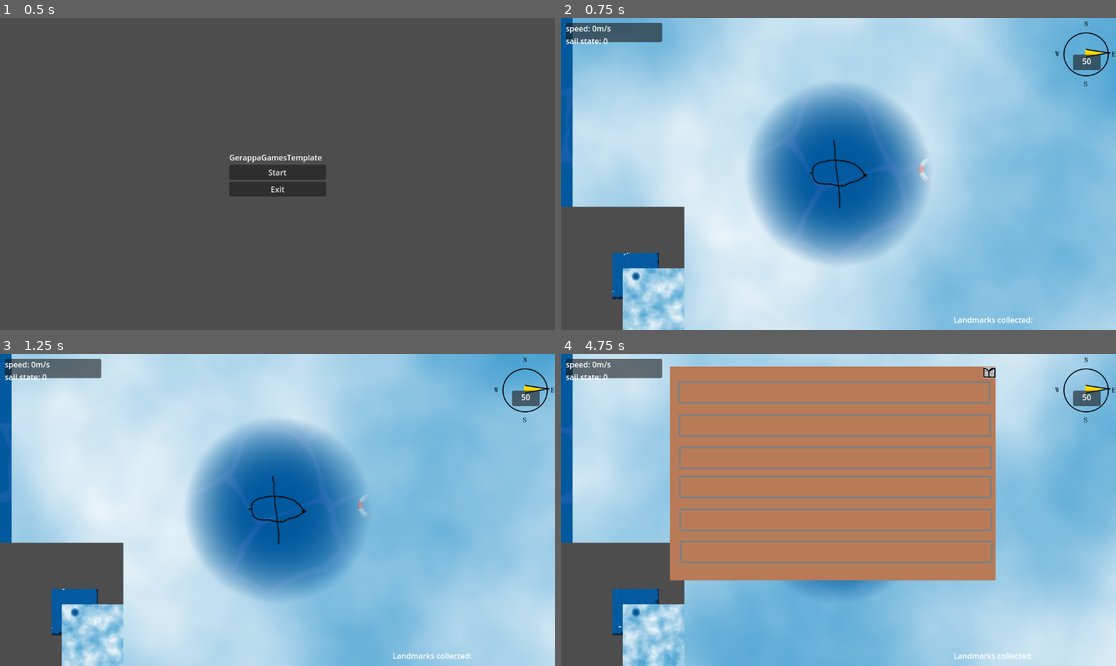
Above: before the commit, frames 1-4 (two rows, left to right).
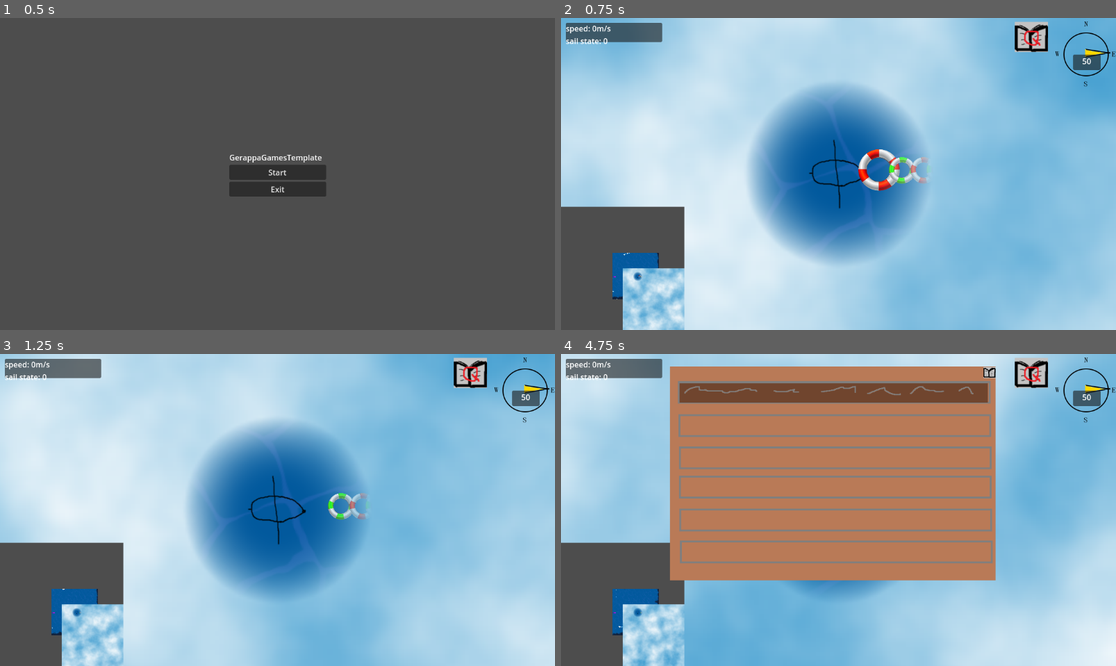
Above: after the commit, the same moments.

Repository: danigeri/AnchorAndAlmanac
Game: Godot game, scene res://Intro/intro.tscn
Same seed, same stepped clock (60 frames per second), same inputs: the game is played once before the commit and once after it. Video files are missing from this copy of the repository; at most half a second of black plays in their place.
Inputs:
- Up to frame 1 (0.5 s): no input
- Up to frame 2 (0.75 s): click "Start" at 0.5 s
- Up to frame 3 (1.25 s): no input
- Up to frame 4 (4.75 s): tap Enter (ui_accept) at 1.25, 1.52, 2.27, 3.77, 4.52 s; hold Right (ui_right) 1.28-2.03 s; tap Q every 0.75 s from 1.35 to 4.35 s; hold Down (ui_down) 2.03-2.78 s; hold Right (ui_right) 2.78-3.53 s; hold Up (ui_up) 3.53-4.28 s; hold Left (ui_left) from 4.28 s (still down)

Frame 1 is identical in both runs. In frame 2, 14% of the frame differs, in the area x 0-100%, y 0-100%; in frame 3, 11%; in frame 4, 15%.

Commit message:
endgame barrier added with camera movement

Diff:
--- /dev/null
+++ b/CameraTransition/CameraTransition.tscn
@@ -0,0 +1,8 @@
+[gd_scene load_steps=2 format=3 uid="uid://biqvoy1ocnsh8"]
+
+[ext_resource type="Script" uid="uid://4n1r7yiys68l" path="res://CameraTransition/camera_transition.gd" id="1_be2j7"]
+
+[node name="CameraTransition" type="Node"]
+script = ExtResource("1_be2j7")
+
+[node name="Camera2D" type="Camera2D" parent="."]
--- /dev/null
+++ b/CameraTransition/camera_transition.gd
@@ -0,0 +1,45 @@
+extends Node
+
+@onready var camera2D: Camera2D = $Camera2D
+
+var transitioning: bool = false
+
+func _ready() -> void:
+	process_mode = Node.PROCESS_MODE_ALWAYS
+	var viewport_size = get_viewport().get_visible_rect().size
+	camera2D.global_position = viewport_size / 2
+
+func transition_camera2D(from: Camera2D, to: Camera2D, duration: float = 1.0) -> void:
+	if transitioning:
+		return
+
+	# Copy camera parameters from the first camera
+	camera2D.zoom = from.zoom
+	camera2D.offset = from.offset
+	camera2D.light_mask = from.light_mask
+
+	# Move transition camera to the starting camera's position
+	camera2D.global_transform = from.global_transform
+
+	# Make this camera the active runtime camera
+	camera2D.make_current()
+
+	transitioning = true
+
+	# Create a new tween (Godot 4.x way)
+	var tween := create_tween()
+	tween.set_trans(Tween.TRANS_CUBIC)
+	tween.set_ease(Tween.EASE_IN_OUT)
+
+	# Tween properties
+	tween.tween_property(camera2D, "global_transform", to.global_transform, duration)
+	tween.parallel().tween_property(camera2D, "zoom", to.zoom, duration)
+	tween.parallel().tween_property(camera2D, "offset", to.offset, duration)
+
+	# Wait until the tween finishes
+	await tween.finished
+
+	# Make the target camera current
+	to.make_current()
+
+	transitioning = false
--- a/Checkpoint/Checkpoint.tscn
+++ b/Checkpoint/Checkpoint.tscn
@@ -7,8 +7,36 @@
 [sub_resource type="CircleShape2D" id="CircleShape2D_qj0kh"]
 radius = 4.8720927
 
+[sub_resource type="Animation" id="Animation_6drmt"]
+length = 0.001
+tracks/0/type = "value"
+tracks/0/imported = false
+tracks/0/enabled = true
+tracks/0/path = NodePath("Area2D/Landmark:scale")
+tracks/0/interp = 1
+tracks/0/loop_wrap = true
+tracks/0/keys = {
+"times": PackedFloat32Array(0),
+"transitions": PackedFloat32Array(1),
+"update": 0,
+"values": [Vector2(0.18648648, 0.18648648)]
+}
+tracks/1/type = "value"
+tracks/1/imported = false
+tracks/1/enabled = true
+tracks/1/path = NodePath("Area2D/Landmark:rotation")
+tracks/1/interp = 1
+tracks/1/loop_wrap = true
+tracks/1/keys = {
+"times": PackedFloat32Array(0),
+"transitions": PackedFloat32Array(1),
+"update": 0,
+"values": [0.0]
+}
+
 [sub_resource type="Animation" id="Animation_5v6hc"]
 resource_name = "pickup"
+length = 0.5
 tracks/0/type = "value"
 tracks/0/imported = false
 tracks/0/enabled = true
@@ -63,33 +91,6 @@
 }]
 }
 
-[sub_resource type="Animation" id="Animation_6drmt"]
-length = 0.001
-tracks/0/type = "value"
-tracks/0/imported = false
-tracks/0/enabled = true
-tracks/0/path = NodePath("Area2D/Landmark:scale")
-tracks/0/interp = 1
-tracks/0/loop_wrap = true
-tracks/0/keys = {
-"times": PackedFloat32Array(0),
-"transitions": PackedFloat32Array(1),
-"update": 0,
-"values": [Vector2(0.18648648, 0.18648648)]
-}
-tracks/1/type = "value"
-tracks/1/imported = false
-tracks/1/enabled = true
-tracks/1/path = NodePath("Area2D/Landmark:rotation")
-tracks/1/interp = 1
-tracks/1/loop_wrap = true
-tracks/1/keys = {
-"times": PackedFloat32Array(0),
-"transitions": PackedFloat32Array(1),
-"update": 0,
-"values": [0.0]
-}
-
 [sub_resource type="AnimationLibrary" id="AnimationLibrary_f5af3"]
 _data = {
 &"RESET": SubResource("Animation_6drmt"),
--- /dev/null
+++ b/EndgameBarrier/EndgameBarrier.tscn
@@ -0,0 +1,105 @@
+[gd_scene load_steps=8 format=3 uid="uid://v4jrth8hl4h6"]
+
+[ext_resource type="Script" uid="uid://crnqk7esdquo" path="res://EndgameBarrier/endgame_barrier.gd" id="1_xpcmi"]
+
+[sub_resource type="PhysicsMaterial" id="PhysicsMaterial_nvspd"]
+
+[sub_resource type="RectangleShape2D" id="RectangleShape2D_xpcmi"]
+
+[sub_resource type="PlaceholderTexture2D" id="PlaceholderTexture2D_p7103"]
+
+[sub_resource type="Animation" id="Animation_xpcmi"]
+resource_name = "destroy"
+length = 2.0
+tracks/0/type = "value"
+tracks/0/imported = false
+tracks/0/enabled = true
+tracks/0/path = NodePath("StaticBody2D:skew")
+tracks/0/interp = 1
+tracks/0/loop_wrap = true
+tracks/0/keys = {
+"times": PackedFloat32Array(0, 0.4, 0.76666665, 0.93333334, 1.1, 1.2666667, 1.4333333, 1.5333333, 1.6333333, 1.7333333, 1.8333334, 1.9, 1.9666667),
+"transitions": PackedFloat32Array(1, 1, 1, 1, 1, 1, 1, 1, 1, 1, 1, 1, 1),
+"update": 0,
+"values": [0.0, 0.0, -0.017453292519943295, 0.017453292519943295, -0.017453292519943295, 0.017453292519943295, -0.017453292519943295, 0.017453292519943295, 0.017453292, -0.017453292519943295, 0.017453292, -0.017453292519943295, 0.017453292]
+}
+tracks/1/type = "value"
+tracks/1/imported = false
+tracks/1/enabled = true
+tracks/1/path = NodePath("StaticBody2D:modulate")
+tracks/1/interp = 1
+tracks/1/loop_wrap = true
+tracks/1/keys = {
+"times": PackedFloat32Array(0, 1.2333333, 2),
+"transitions": PackedFloat32Array(1, 1, 1),
+"update": 0,
+"values": [Color(1, 1, 1, 1), Color(1, 1, 1, 1), Color(1, 1, 1, 0)]
+}
+tracks/2/type = "method"
+tracks/2/imported = false
+tracks/2/enabled = true
+tracks/2/path = NodePath(".")
+tracks/2/interp = 1
+tracks/2/loop_wrap = true
+tracks/2/keys = {
+"times": PackedFloat32Array(1.9666667),
+"transitions": PackedFloat32Array(1),
+"values": [{
+"args": [],
+"method": &"remove_barrier"
+}]
+}
+
+[sub_resource type="Animation" id="Animation_p7103"]
+length = 0.001
+tracks/0/type = "value"
+tracks/0/imported = false
+tracks/0/enabled = true
+tracks/0/path = NodePath("StaticBody2D:skew")
+tracks/0/interp = 1
+tracks/0/loop_wrap = true
+tracks/0/keys = {
+"times": PackedFloat32Array(0),
+"transitions": PackedFloat32Array(1),
+"update": 0,
+"values": [0.0]
+}
+tracks/1/type = "value"
+tracks/1/imported = false
+tracks/1/enabled = true
+tracks/1/path = NodePath("StaticBody2D:modulate")
+tracks/1/interp = 1
+tracks/1/loop_wrap = true
+tracks/1/keys = {
+"times": PackedFloat32Array(0),
+"transitions": PackedFloat32Array(1),
+"update": 0,
+"values": [Color(1, 1, 1, 1)]
+}
+
+[sub_resource type="AnimationLibrary" id="AnimationLibrary_8kpbc"]
+_data = {
+&"RESET": SubResource("Animation_p7103"),
+&"destroy": SubResource("Animation_xpcmi")
+}
+
+[node name="EndgameBarrier" type="Node2D"]
+script = ExtResource("1_xpcmi")
+
+[node name="StaticBody2D" type="StaticBody2D" parent="."]
+scale = Vector2(1, 5.48)
+physics_material_override = SubResource("PhysicsMaterial_nvspd")
+
+[node name="CollisionShape2D" type="CollisionShape2D" parent="StaticBody2D"]
+shape = SubResource("RectangleShape2D_xpcmi")
+
+[node name="Sprite2D" type="Sprite2D" parent="StaticBody2D"]
+scale = Vector2(20, 20)
+texture = SubResource("PlaceholderTexture2D_p7103")
+
+[node name="Camera2D" type="Camera2D" parent="."]
+
+[node name="AnimationPlayer" type="AnimationPlayer" parent="."]
+libraries = {
+&"": SubResource("AnimationLibrary_8kpbc")
+}
--- /dev/null
+++ b/EndgameBarrier/endgame_barrier.gd
@@ -0,0 +1,20 @@
+extends Node2D
+
+@onready var static_body_2d: StaticBody2D = $StaticBody2D
+@onready var camera_2d: Camera2D = $Camera2D
+@onready var animation_player: AnimationPlayer = $AnimationPlayer
+
+func _ready() -> void:
+	process_mode = Node.PROCESS_MODE_ALWAYS
+
+func remove_barrier() -> void:
+	static_body_2d.queue_free()
+
+func get_camera() -> Camera2D:
+	return camera_2d
+
+
+func _on_game_loop_endgame_barrier_destroy() -> void:
+	print("destroy anim start")
+	await get_tree().create_timer(1).timeout
+	animation_player.play("destroy")
--- a/Questlog/questlog.gd
+++ b/Questlog/questlog.gd
@@ -9,10 +9,10 @@
 
 
 func _ready() -> void:
-	Globals.checkpoint_collected.connect(show_questlog_item)
+	Globals.checkpoint_collected.connect(_on_show_questlog_item)
 
 
-func show_questlog_item(checkpoint_number: int) -> void:
+func _on_show_questlog_item(checkpoint_number: int) -> void:
 	print(checkpoint_number)
 	match checkpoint_number:
 		0:
--- a/Ship/ship.gd
+++ b/Ship/ship.gd
@@ -27,8 +27,11 @@
 var wind_direction: Vector2
 var wind_strength: int
 
+@onready var camera_2d: Camera2D = $Camera2D
+
 
 func _ready() -> void:
+	camera_2d.make_current()
 	current_speed_mps = 0
 
 	sail_state = SailStates.SAIL_STATE_ANCHORED
@@ -38,7 +41,6 @@
 	facing_rad = direction.angle()
 
 	set_rotation_degrees(90)
-
 
 func _input(event: InputEvent) -> void:
 	if (event as InputEvent).is_action_pressed("ui_up") and sail_state < SailStates.SAIL_STATE_UP:
@@ -77,6 +79,8 @@
 	velocity.y = direction.y * current_speed_mps
 	move_and_slide()
 
+func get_camera() -> Camera2D:
+	return camera_2d
 
 func turn(directional_multiplier: int, delta: float) -> void:
 	var facing_chage_rad: float = (
--- a/UI/UI.tscn
+++ b/UI/UI.tscn
@@ -1,7 +1,8 @@
-[gd_scene load_steps=5 format=3 uid="uid://675p0otu3tys"]
+[gd_scene load_steps=6 format=3 uid="uid://675p0otu3tys"]
 
 [ext_resource type="Script" uid="uid://bdhfe81q16ew7" path="res://UI/ui.gd" id="1_qui0h"]
 [ext_resource type="PackedScene" uid="uid://o8or5o3p05wo" path="res://WindMeter/wind_meter.tscn" id="3_0mc3e"]
+[ext_resource type="Texture2D" uid="uid://chv8ycjg2gk65" path="res://UI/temp-quest-book-icon.png" id="3_f1fl4"]
 [ext_resource type="PackedScene" uid="uid://br2d7secgwnnl" path="res://Minimap/Minimap.tscn" id="4_2n5f6"]
 [ext_resource type="PackedScene" uid="uid://b1vpe7qknj640" path="res://Questlog/Questlog.tscn" id="4_e707p"]
 
@@ -40,13 +41,9 @@
 offset_left = 1017.0
 offset_right = 1057.0
 
-[node name="CheckpointCounter" type="Label" parent="UserInterface"]
-layout_mode = 0
-offset_left = 815.0
-offset_top = 615.0
-offset_right = 988.0
-offset_bottom = 638.0
-text = "Landmarks collected:"
+[node name="QuestLogIcon" type="Sprite2D" parent="UserInterface"]
+position = Vector2(977, 40)
+texture = ExtResource("3_f1fl4")
 
 [node name="Questlog" parent="." instance=ExtResource("4_e707p")]
 visible = false
--- a/UI/ui.gd
+++ b/UI/ui.gd
@@ -2,13 +2,11 @@
 
 var _speed_mps: float = 0
 var _sail_state: int = 0
-@onready var checkpoint_counter: Label = $UserInterface/CheckpointCounter
 @onready var debug_label: Label = $UserInterface/DebugPanel/MarginContainer/VBoxContainer/DebugLabel
 @onready var questlog: Node2D = $Questlog
 
 
 func _ready() -> void:
-	Globals.checkpoint_collected.connect(_on_checkpoint_collected)
 	process_mode = Node.PROCESS_MODE_ALWAYS
 
 
@@ -17,17 +15,6 @@
 		if event.keycode == KEY_Q:
 			questlog.visible = !questlog.visible
 			get_tree().paused = questlog.visible
-
-
-func _on_checkpoint_collected(_type: int) -> void:
-	## temp code to show collected checkpoints on the UI
-	var collected_names = ""
-	for landmark_enum in Globals.collected_landmarks.keys():
-		if Globals.collected_landmarks[landmark_enum]:
-			collected_names += str(landmark_enum) + ", "
-	checkpoint_counter.text = (
-		"Landmarks collected: " + collected_names.substr(0, collected_names.length() - 2)
-	)
 
 
 func _on_ship_sail_state_change(sail_state: Variant) -> void:
--- a/game_loop.gd
+++ b/game_loop.gd
@@ -1,10 +1,18 @@
 extends Node2D
 
+signal endgame_barrier_destroy()
+
+@onready var ship: CharacterBody2D = $Ship
+@onready var endgame_barrier: Node2D = $EndgameBarrier
+@onready var fog_of_war: Node2D = $FogOfWar
+var ship_camera: Camera2D
+var endgame_barrier_camera: Camera2D
 
 # Called when the node enters the scene tree for the first time.
 func _ready() -> void:
-	pass  # Replace with function body.
-
+	Globals.all_checkpoints_collected.connect(_on_all_checkpoints_collected)
+	ship_camera = ship.get_camera()
+	endgame_barrier_camera = endgame_barrier.get_camera()
 
 # Called every frame. 'delta' is the elapsed time since the previous frame.
 func _process(_delta: float) -> void:
@@ -15,3 +23,18 @@
 	if event is InputEventKey and event.pressed:
 		if event.keycode == KEY_ESCAPE:
 			get_tree().quit()
+
+func _on_all_checkpoints_collected():
+	trigger_barrier_remove()
+
+func trigger_barrier_remove() ->void:
+	await get_tree().create_timer(0.6).timeout
+	get_tree().paused = true
+	fog_of_war.hide()
+	CameraTransition.transition_camera2D(ship_camera,endgame_barrier_camera)
+	endgame_barrier_destroy.emit()
+	await get_tree().create_timer(3).timeout
+	CameraTransition.transition_camera2D(endgame_barrier_camera, ship_camera)
+	fog_of_war.show()
+	await get_tree().create_timer(1).timeout
+	get_tree().paused = false
--- a/game_loop.tscn
+++ b/game_loop.tscn
@@ -1,10 +1,11 @@
-[gd_scene load_steps=10 format=3 uid="uid://cp03gm3dbew5m"]
+[gd_scene load_steps=11 format=3 uid="uid://cp03gm3dbew5m"]
 
 [ext_resource type="Script" uid="uid://dw8mem4hdxy6f" path="res://game_loop.gd" id="1_7f3si"]
 [ext_resource type="PackedScene" uid="uid://bogiyxh8easoc" path="res://FogOfWar/FogOfWar.tscn" id="2_4dmyq"]
-[ext_resource type="PackedScene" uid="uid://cets1rd56c807" path="res://WaterShader/water.tscn" id="2_lxk7w"]
+[ext_resource type="PackedScene" uid="uid://cets1rd56c807" path="res://WaterShader/Water.tscn" id="2_lxk7w"]
 [ext_resource type="PackedScene" uid="uid://b3e5wvna1fkp5" path="res://Ship/ship.tscn" id="2_u3r3m"]
 [ext_resource type="Script" uid="uid://dh7fh7dy5lpkx" path="res://Wind/wind.gd" id="2_x7b5a"]
+[ext_resource type="PackedScene" uid="uid://v4jrth8hl4h6" path="res://EndgameBarrier/EndgameBarrier.tscn" id="5_v6ba6"]
 [ext_resource type="PackedScene" uid="uid://675p0otu3tys" path="res://UI/UI.tscn" id="5_vfyqg"]
 [ext_resource type="PackedScene" uid="uid://cii0yvyu1gclv" path="res://Checkpoint/Checkpoint.tscn" id="9_vfyqg"]
 [ext_resource type="Texture2D" uid="uid://bj550qfk1ber3" path="res://Checkpoint/templadmark.png" id="10_v6ba6"]
@@ -25,45 +26,50 @@
 autostart = true
 
 [node name="Ship" parent="." groups=["player"] instance=ExtResource("2_u3r3m")]
-position = Vector2(552, 335)
+position = Vector2(628, 335)
 inertia = 10.0
+
+[node name="EndgameBarrier" parent="." instance=ExtResource("5_v6ba6")]
+position = Vector2(-338, 351)
+rotation = 1.5707964
 
 [node name="UI" parent="." instance=ExtResource("5_vfyqg")]
 
-[node name="Node2D" type="Node2D" parent="."]
+[node name="Checkpoints" type="Node2D" parent="."]
 
-[node name="Checkpoint" parent="Node2D" instance=ExtResource("9_vfyqg")]
-position = Vector2(746, 329)
+[node name="Checkpoint" parent="Checkpoints" instance=ExtResource("9_vfyqg")]
+position = Vector2(713, 329)
 landmark_texture = ExtResource("10_v6ba6")
 
-[node name="Checkpoint2" parent="Node2D" instance=ExtResource("9_vfyqg")]
-position = Vector2(893, 329)
+[node name="Checkpoint2" parent="Checkpoints" instance=ExtResource("9_vfyqg")]
+position = Vector2(760, 329)
 landmark_texture = ExtResource("11_pyewy")
 landmark_type = 1
 
-[node name="Checkpoint3" parent="Node2D" instance=ExtResource("9_vfyqg")]
-position = Vector2(1015, 329)
+[node name="Checkpoint3" parent="Checkpoints" instance=ExtResource("9_vfyqg")]
+position = Vector2(805, 329)
 landmark_texture = ExtResource("10_v6ba6")
 landmark_type = 2
 
-[node name="Checkpoint4" parent="Node2D" instance=ExtResource("9_vfyqg")]
-position = Vector2(1160, 329)
+[node name="Checkpoint4" parent="Checkpoints" instance=ExtResource("9_vfyqg")]
+position = Vector2(838, 329)
 landmark_texture = ExtResource("11_pyewy")
 landmark_type = 3
 
-[node name="Checkpoint5" parent="Node2D" instance=ExtResource("9_vfyqg")]
-position = Vector2(1300, 329)
+[node name="Checkpoint5" parent="Checkpoints" instance=ExtResource("9_vfyqg")]
+position = Vector2(868, 329)
 landmark_texture = ExtResource("10_v6ba6")
 landmark_type = 4
 
-[node name="Checkpoint6" parent="Node2D" instance=ExtResource("9_vfyqg")]
-position = Vector2(1451, 329)
+[node name="Checkpoint6" parent="Checkpoints" instance=ExtResource("9_vfyqg")]
+position = Vector2(891, 329)
 landmark_texture = ExtResource("11_pyewy")
 landmark_type = 5
 
 [node name="FogOfWar" parent="." node_paths=PackedStringArray("temp_boat") instance=ExtResource("2_4dmyq")]
 temp_boat = NodePath("../Ship")
 
+[connection signal="endgame_barrier_destroy" from="." to="EndgameBarrier" method="_on_game_loop_endgame_barrier_destroy"]
 [connection signal="update_wind" from="Wind" to="Ship" method="_on_wind_update_wind"]
 [connection signal="sail_state_change" from="Ship" to="UI" method="_on_ship_sail_state_change"]
 [connection signal="speed_change" from="Ship" to="UI" method="_on_ship_speed_change"]
--- a/globals.gd
+++ b/globals.gd
@@ -1,6 +1,7 @@
 extends Node
 
 signal checkpoint_collected(type: int)
+signal all_checkpoints_collected()
 
 enum LandmarkType { FIRST, SECOND, THIRD, FOURTH, FIFTH, SIXTH }
 
@@ -22,21 +23,13 @@
 		last_checkpoint_positon = checkpoint_position
 		print("collected checkpoints: ", collected_landmarks)
 		print("last checkpoint positon: ", last_checkpoint_positon)
-		are_all_checkpoints_collected()
-		## later can be used for UI updates and checkpoint related tasks like ship journey dialog
 		emit_signal("checkpoint_collected", type)
+		if(are_all_checkpoints_collected()):
+			all_checkpoints_collected.emit()
 
 
-func all_checkpoints_collected() -> bool:
+func are_all_checkpoints_collected() -> bool:
 	for value in LandmarkType.values():
 		if not collected_landmarks[value]:
 			return false
 	return true
-
-
-func are_all_checkpoints_collected() -> bool:
-	if all_checkpoints_collected() == true:
-		print("all checkpoints collected")
-		return true
-	print("1 or more checkpoints are not collected yet")
-	return false
--- a/project.godot
+++ b/project.godot
@@ -18,6 +18,7 @@
 [autoload]
 
 Globals="*res://globals.gd"
+CameraTransition="*res://CameraTransition/CameraTransition.tscn"
 
 [rendering]
 
Not shown, added: CameraTransition/camera_transition.gd.uid
Not shown, added: EndgameBarrier/endgame_barrier.gd.uid
Binary file added: UI/temp-quest-book-icon.png
Not shown, added: UI/temp-quest-book-icon.png.import
